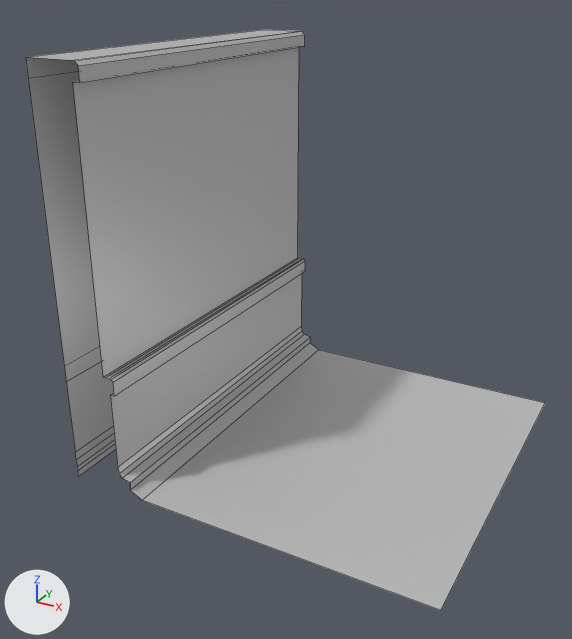
An edit to the FBX model GhostMunch/Assets/Meshes/Modular_Building/SM_Building_Wall_000.fbx, drawn before and after from the same camera.
Rendered twice from a camera (50 mm lens) standing at (5.34, -5.12, 4.92) and looking at (1.67, 1.55, 1.58). Arrows for +X, +Y and +Z are at lower left; the lights stay in place. Mesh edges are drawn as thin lines. Where no turn or scale is listed for an object, it has been applied to the vertices. Vertices at the same position are counted once.

Objects in the first picture: 'SM_Wall0_000'.
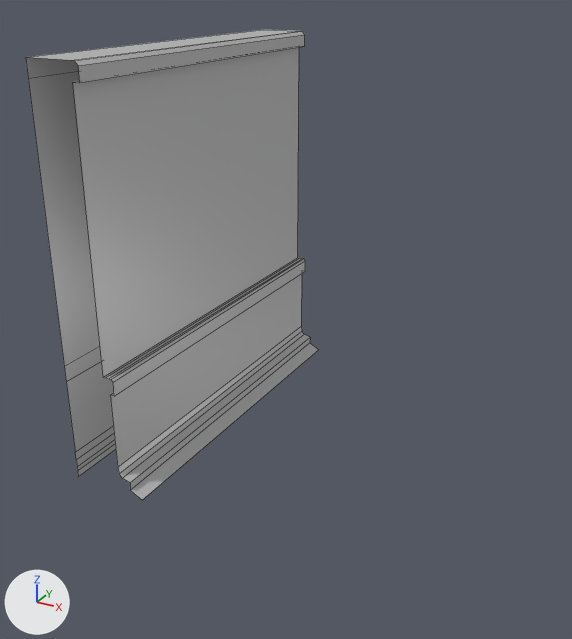
The newer file is also turned or shifted as a whole; pictures and numbers use the older file's frame.

Where the change shows, as pixel boxes [x1, y1, x2, y2] in the pictures (572 x 639 px):
'SM_Wall0_000', reshaped (43% narrower, 19% shorter): before [26, 30, 545, 610]; after [26, 30, 319, 500]
part 1 of me_mesh, deleted: before [143, 350, 545, 610]

The change in detail:
me_mesh has 66 vertices, 33 faces and spans x 0.0..4.0, y 0.0..4.0, z 0.0..4.25.
me_mesh is used by ob_sm_wall0_000; location (0.0, 0.0, 0.0).
Verts and faces of me_mesh; kept vertices keep their numbers, new ones are numbered from 66.
Before the commit, vertices of me_mesh: 11 (0.71, 0.0, 0.16) at pixel (130, 482), 12 (0.62, 0.0, 0.19) at pixel (122, 478), 21 (0.57, 0.0, 0.3) at pixel (117, 467), 22 (0.7, 0.0, 0.07) at pixel (130, 490), 24 (0.58, 0.0, 0.23) at pixel (119, 473).
Before the commit, vertices of me_mesh: 35 (0.85, 4.0, 0.0) at pixel (318, 349), 53 (4.0, 0.0, 0.0) at pixel (440, 610), 54 (4.0, 4.0, 0.0) at pixel (545, 402), 55 (0.58, 0.0, 0.23) at pixel (119, 473), 56 (0.62, 0.0, 0.19) at pixel (122, 478).
Before the commit, vertices of me_mesh: 57 (0.7, 0.0, 0.07) at pixel (130, 490), 58 (0.85, 0.0, 0.0) at pixel (142, 500), 59 (0.71, 0.0, 0.16) at pixel (130, 482), 60 (0.58, 0.0, 0.23) at pixel (119, 473), 61 (0.62, 0.0, 0.19) at pixel (122, 478).
Before the commit, vertices of me_mesh: 63 (0.57, 0.0, 0.3) at pixel (117, 467), 64 (0.58, 0.0, 0.23) at pixel (119, 473), 65 (0.85, 0.0, 0.0) at pixel (142, 500).
Part 1, on me_mesh:
Vertices deleted: 53, 54, 55, 57, 60, 64 (with the faces that use them).
